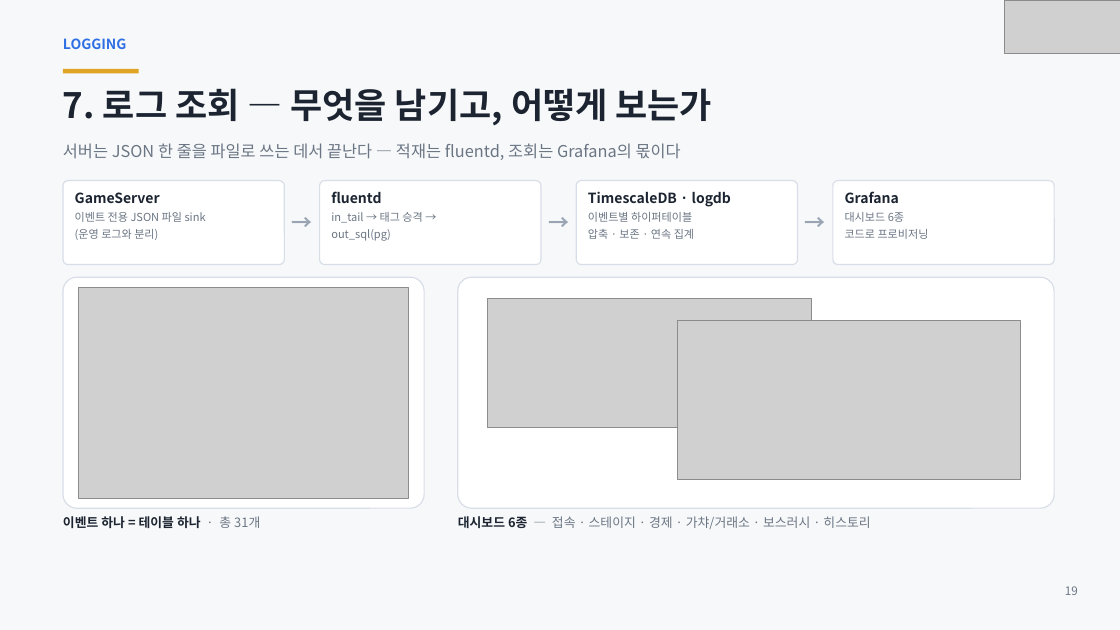
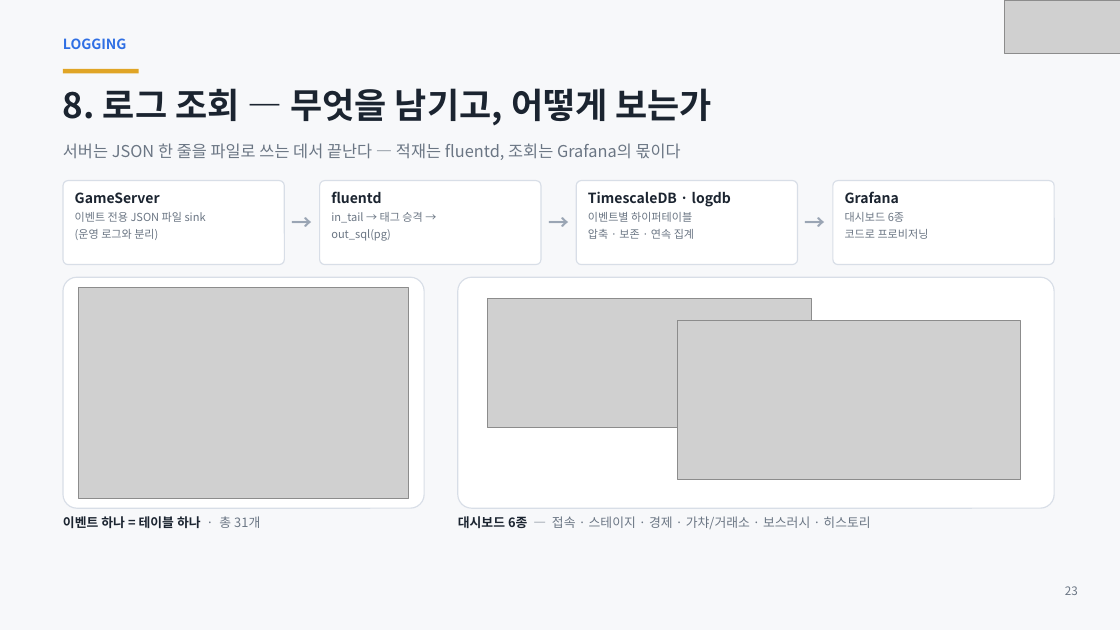
Before and after one commit to ks-wook/com2us-taskbar-hero, a slide deck: slide 23 of docs/com2us-taskbar-hero-발표자료.pptx (slide 19 before the commit). Drawn at 1120x630 pixels with LibreOffice and Linux fonts; fonts in the diff are those of the drawing; grey boxes stand for pictures. Boxes give left, top, right and bottom in pixels: in the first picture for what was removed or moved away, otherwise in the second. Text is boxed around its words. In the diff, an @@ line names an element or a change of style, - is before the commit and + after.

```diff
--- a/docs/com2us-taskbar-hero-발표자료.pptx
+++ b/docs/com2us-taskbar-hero-발표자료.pptx
@@ text at [63,88,713,126]: text changed @@
-7. 로그 조회 — 무엇을 남기고, 어떻게 보는가
+8. 로그 조회 — 무엇을 남기고, 어떻게 보는가
@@ text at [1065,586,1078,595]: text changed @@
-19
+23
```
Also in this commit, not shown: 29 other slides changed, 4 slides added, 9 other files.
